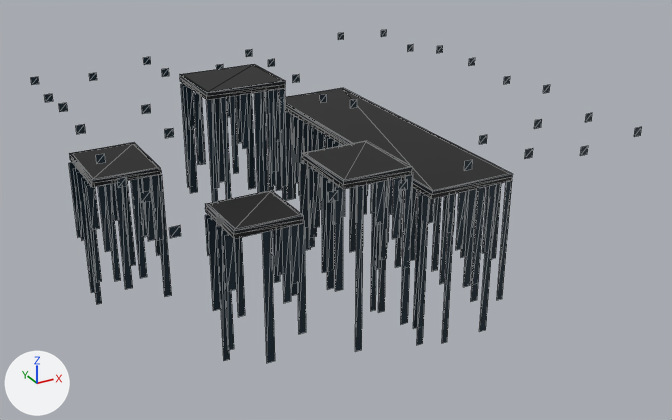
The glTF model netrun/assets/models/env/floor.glb, before and after one commit.
Rendered twice from a 50 mm lens placed at (-1.62, -3.15, 1.04), pointed at (0.08, -0.06, -0.51). Arrows for +X, +Y and +Z are at lower left; the lights stay in place. The older version comes first. Mesh edges are drawn as thin lines.

The first picture shows 'dots', 'floor_streaks_hang', 'tiles'.
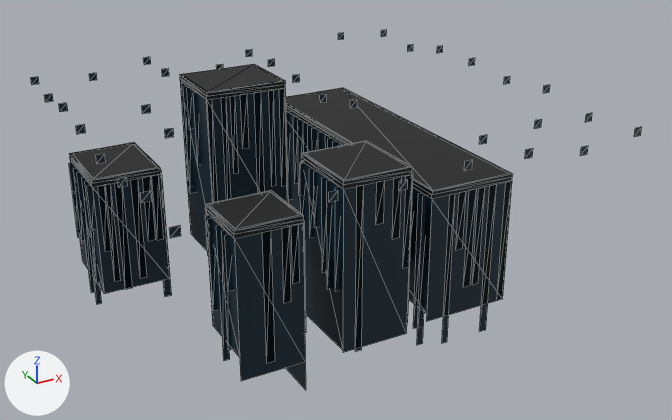
Pixel boxes (x1, y1, x2, y2) of what changed, in the pictures (672 x 420 px):
'floor_skirt', added: after (70, 82, 512, 390)

Edits to the bpy script that builds the scene:
```text
Add mat_shell_soft:
    mat_shell_soft = bpy.data.materials.new('shell_soft')
    # nodes: BsdfPrincipled, Mix, OutputMaterial, VertexColor
    # colours: dark blue #192730, mixed with the vertex colours
Add me_floor_skirt:
    me_floor_skirt.from_pydata(...)  # 60 vertices, 40 faces; spans x -0.812..0.59, y -0.598..0.79, z -0.935..-0.03
    me_floor_skirt.materials.append(mat_shell_soft)
Add ob_floor_skirt:
    ob_floor_skirt = bpy.data.objects.new('floor_skirt', me_floor_skirt)
    ob_floor_skirt.location = (0.0, 0.0, 0.0)
```
